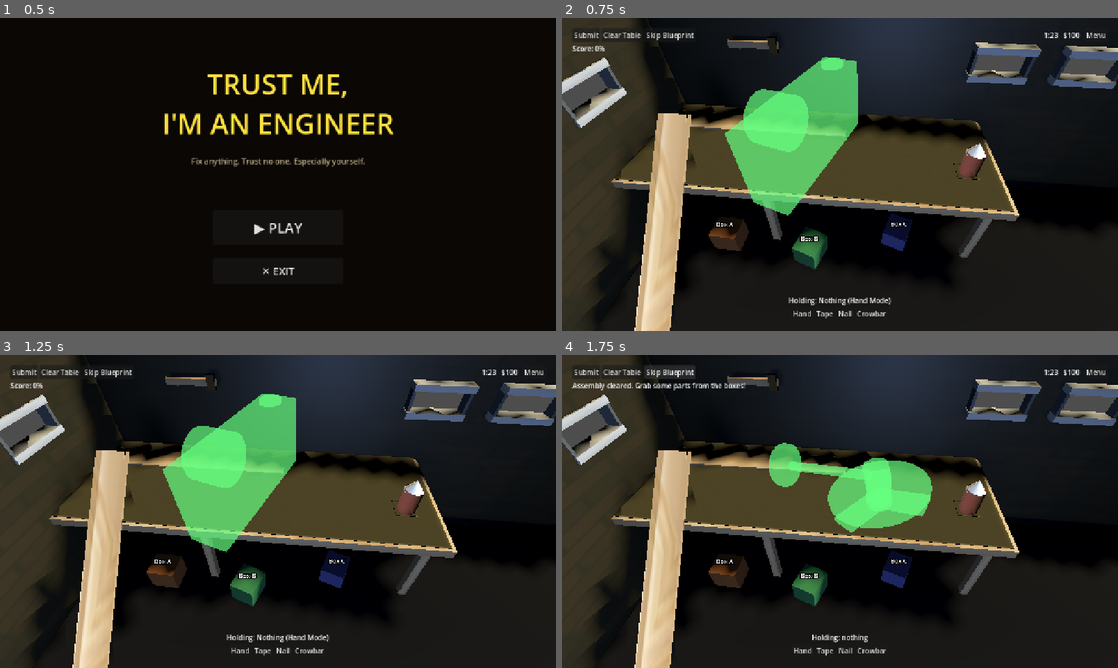
Above: before the commit, frames 1-4 (two rows, left to right).
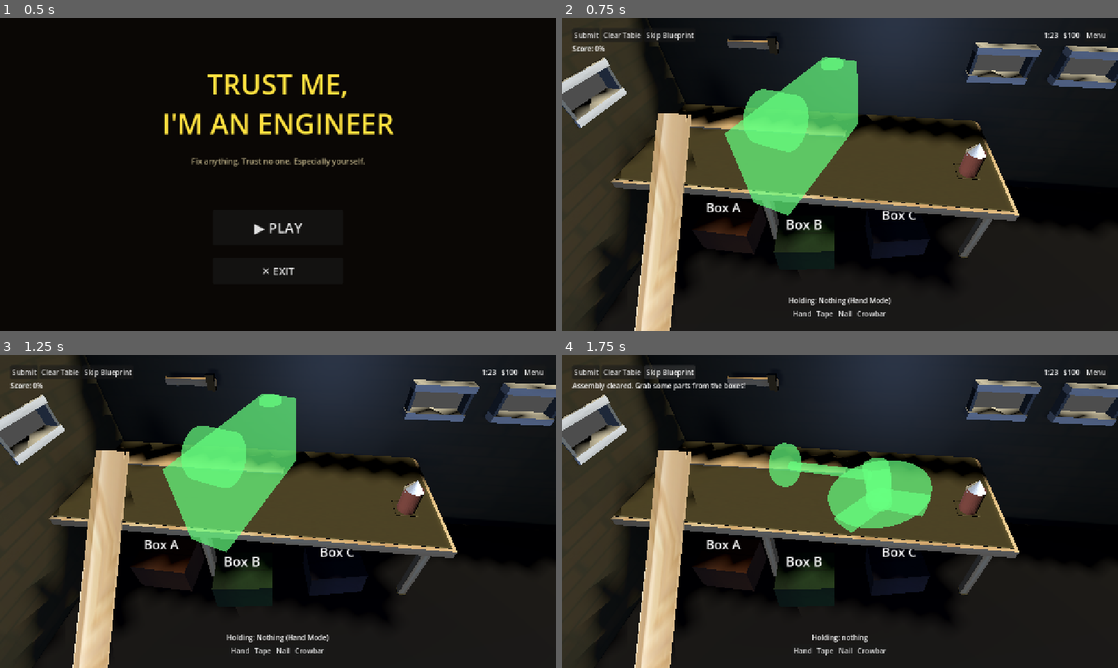
Above: after the commit, the same moments.

Repository: Eg0Ri4/slavik_repairer_simulator
Game: Godot game, scene res://scenes/MainMenu.tscn
The game is run twice, just before and just after one commit, with the same random seed, the same clock (stepped at 60 frames per second) and the same inputs.
Inputs:
- Up to frame 1 (0.5 s): no input
- Up to frame 2 (0.75 s): click "▶ PLAY" at 0.5 s
- Up to frame 3 (1.25 s): no input
- Up to frame 4 (1.75 s): click "Skip Blueprint" at 1.25 s

Frame 1 is identical in both runs. In frame 2, 2.3% of the frame differs, in the area x 24-67%, y 59-81%; in frame 3, 2.3%; in frame 4, 2.3%.

Commit message:
boxes textures

Diff:
--- a/scenes/Main.tscn
+++ b/scenes/Main.tscn
@@ -58,7 +58,7 @@
 transform = Transform3D(1, 0, 0, 0, 1, 0, 0, 0, 1, -0.1188364, 0.19478256, 0.14027315)
 
 [node name="BoxA" type="StaticBody3D" parent="." unique_id=633883063]
-transform = Transform3D(0.061334442, 0, -0.19036303, 0, 0.2, 0, 0.19036303, 0, 0.061334442, -0.33161613, -0.03872276, 0.004536271)
+transform = Transform3D(0.122668885, 0, -0.38072607, 0, 0.4, 0, 0.38072607, 0, 0.122668885, -0.31111598, -0.033466786, 0.0022345483)
 collision_layer = 4
 collision_mask = 0
 script = ExtResource("4_box")
@@ -66,16 +66,16 @@
 mesh_folder_path = "res://assets/models/boxA"
 
 [node name="BoxB" type="StaticBody3D" parent="." unique_id=832138351]
-transform = Transform3D(0.2, 0, 0, 0, 0.2, 0, 0, 0, 0.2, -0.26844144, -0.03603944, 0.25470054)
+transform = Transform3D(0.176243, 0, -0.35907993, 0, 0.4, 0, 0.35907993, 0, 0.176243, -0.26287293, -0.032090366, 0.24065629)
 collision_layer = 4
 collision_mask = 0
 script = ExtResource("4_box")
 box_color = Color(0.2, 0.45, 0.25, 1)
 box_label = "Box B"
-mesh_folder_path = "res://assets/models/boxA"
+mesh_folder_path = "res://assets/models/boxB"
 
 [node name="BoxC" type="StaticBody3D" parent="." unique_id=543542442]
-transform = Transform3D(0.2, 0, 0, 0, 0.2, 0, 0, 0, 0.2, -0.101920485, -0.050217405, 0.4667024)
+transform = Transform3D(0.20351385, 0, -0.34435755, 0, 0.4, 0, 0.34435755, 0, 0.20351385, -0.114004314, -0.043902904, 0.4621454)
 collision_layer = 4
 collision_mask = 0
 script = ExtResource("4_box")
--- a/scripts/JunkBox.gd
+++ b/scripts/JunkBox.gd
@@ -14,7 +14,7 @@
 
 var _highlight_mat: StandardMaterial3D
 var _normal_mat: StandardMaterial3D
-var _mesh_inst: MeshInstance3D
+var _mesh_inst: Node3D
 
 signal part_extracted(part_data: ItemData)
 
@@ -28,25 +28,58 @@
 			child.queue_free()
 
 	# Build visual box
-	_mesh_inst = MeshInstance3D.new()
-	_mesh_inst.name = "BoxMeshInstance"
-	var box_mesh := BoxMesh.new()
-	box_mesh.size = Vector3(0.4, 0.35, 0.35)
-	_mesh_inst.mesh = box_mesh
+	var box_scene = load("res://assets/models/boxglb.glb")
+	if box_scene:
+		_mesh_inst = box_scene.instantiate()
+		_mesh_inst.name = "BoxMeshInstance"
 
-	_normal_mat = StandardMaterial3D.new()
-	_normal_mat.albedo_color = box_color
-	_normal_mat.roughness = 0.9
+		# Auto-center and scale to fit 0.4, 0.35, 0.35
+		var mesh_node = _mesh_inst.get_node_or_null("CardboardBox_1")
+		if mesh_node is MeshInstance3D and mesh_node.mesh:
+			var aabb = mesh_node.mesh.get_aabb()
+			var center_local = aabb.position + aabb.size * 0.5
+			var center_transformed = mesh_node.transform * center_local
+			var size_transformed = mesh_node.transform.basis * aabb.size
+			size_transformed = size_transformed.abs()
 
-	_highlight_mat = StandardMaterial3D.new()
-	_highlight_mat.albedo_color = box_color.lightened(0.35)
-	_highlight_mat.roughness = 0.9
-	_highlight_mat.emission_enabled = true
-	_highlight_mat.emission = box_color.lightened(0.2)
-	_highlight_mat.emission_energy_multiplier = 0.5
+			var target_size = Vector3(0.4, 0.35, 0.35)
+			var scale_factor = target_size / size_transformed
+			var uniform_scale = min(scale_factor.x, min(scale_factor.y, scale_factor.z))
 
-	box_mesh.surface_set_material(0, _normal_mat)
-	add_child(_mesh_inst)
+			_mesh_inst.scale = Vector3(uniform_scale, uniform_scale, uniform_scale)
+			_mesh_inst.position = -center_transformed * uniform_scale
+
+		add_child(_mesh_inst)
+
+		_highlight_mat = StandardMaterial3D.new()
+		_highlight_mat.albedo_color = Color(1, 1, 1, 0.1)
+		_highlight_mat.transparency = BaseMaterial3D.TRANSPARENCY_ALPHA
+		_highlight_mat.emission_enabled = true
+		_highlight_mat.emission = box_color.lightened(0.2)
+		_highlight_mat.emission_energy_multiplier = 0.5
+
+		# Try to tint the original materials
+		_tint_and_setup_meshes(_mesh_inst, box_color)
+	else:
+		_mesh_inst = MeshInstance3D.new()
+		_mesh_inst.name = "BoxMeshInstance"
+		var box_mesh := BoxMesh.new()
+		box_mesh.size = Vector3(0.4, 0.35, 0.35)
+		_mesh_inst.mesh = box_mesh
+
+		_normal_mat = StandardMaterial3D.new()
+		_normal_mat.albedo_color = box_color
+		_normal_mat.roughness = 0.9
+
+		_highlight_mat = StandardMaterial3D.new()
+		_highlight_mat.albedo_color = box_color.lightened(0.35)
+		_highlight_mat.roughness = 0.9
+		_highlight_mat.emission_enabled = true
+		_highlight_mat.emission = box_color.lightened(0.2)
+		_highlight_mat.emission_energy_multiplier = 0.5
+
+		box_mesh.surface_set_material(0, _normal_mat)
+		add_child(_mesh_inst)
 
 	# Label above box
 	var label3d := Label3D.new()
@@ -108,12 +141,39 @@
 		item.shape_type = d["shape"]
 		_item_pool.append(item)
 
+func _tint_and_setup_meshes(node: Node, color: Color) -> void:
+	if node is MeshInstance3D:
+		var mesh = node.mesh
+		if mesh:
+			for i in range(mesh.get_surface_count()):
+				var mat = mesh.surface_get_material(i)
+				if not mat:
+					mat = node.get_active_material(i)
+				if mat and mat is StandardMaterial3D:
+					var new_mat = mat.duplicate()
+					new_mat.albedo_color = color
+					node.set_surface_override_material(i, new_mat)
+	for child in node.get_children():
+		_tint_and_setup_meshes(child, color)
+
 func highlight(on: bool) -> void:
-	if _mesh_inst and _mesh_inst.mesh:
+	if _mesh_inst:
+		if _mesh_inst is MeshInstance3D and _mesh_inst.mesh != null:
+			if on:
+				_mesh_inst.mesh.surface_set_material(0, _highlight_mat)
+			else:
+				_mesh_inst.mesh.surface_set_material(0, _normal_mat)
+		else:
+			_apply_highlight_overlay(_mesh_inst, on)
+
+func _apply_highlight_overlay(node: Node, on: bool) -> void:
+	if node is MeshInstance3D:
 		if on:
-			_mesh_inst.mesh.surface_set_material(0, _highlight_mat)
+			node.material_overlay = _highlight_mat
 		else:
-			_mesh_inst.mesh.surface_set_material(0, _normal_mat)
+			node.material_overlay = null
+	for child in node.get_children():
+		_apply_highlight_overlay(child, on)
 
 func extract_random_part() -> Dictionary:
 	if _item_pool.is_empty():
--- a/scripts/Main.gd
+++ b/scripts/Main.gd
@@ -402,7 +402,7 @@
 			return
 
 	if event is InputEventKey and event.pressed and not event.is_echo():
-		if event.keycode == KEY_TAB:
+		if event.keycode == KEY_SHIFT:
 			_on_ghost_toggle_pressed()
 			get_viewport().set_input_as_handled()
 		elif event.keycode == KEY_ESCAPE:
--- /dev/null
+++ b/test_glb.gd
@@ -0,0 +1,17 @@
+extends SceneTree
+func _init():
+    var scene = load("res://assets/models/boxglb.glb")
+    var inst = scene.instantiate()
+    var meshes = []
+
+    var queue = [inst]
+    while queue.size() > 0:
+        var curr = queue.pop_front()
+        if curr is MeshInstance3D:
+            meshes.append(curr)
+        queue.append_array(curr.get_children())
+
+    for m in meshes:
+        var aabb = m.get_aabb()
+        print("Mesh: ", m.name, " AABB Pos: ", aabb.position, " Size: ", aabb.size)
+    quit()
--- /dev/null
+++ b/test_glb2.gd
@@ -0,0 +1,10 @@
+extends SceneTree
+func _init():
+    var scene = load("res://assets/models/boxglb.glb")
+    var inst = scene.instantiate()
+    print("Root: ", inst.name, " type: ", inst.get_class())
+    for child in inst.get_children():
+        print(" Child: ", child.name, " type: ", child.get_class())
+        if child is MeshInstance3D:
+            print("  Transform: ", child.transform)
+    quit()
Binary file added: assets/models/boxB/beton.glb
Not shown, added: assets/models/boxB/beton.glb.import
Binary file added: assets/models/boxB/beton_BrickWheel.png
Not shown, added: assets/models/boxB/beton_BrickWheel.png.import
Binary file added: assets/models/boxB/kanistra.glb
Not shown, added: assets/models/boxB/kanistra.glb.import
Binary file added: assets/models/boxB/kanistra_Bottles.png
Not shown, added: assets/models/boxB/kanistra_Bottles.png.import
Binary file added: assets/models/boxB/stakan.glb
Not shown, added: assets/models/boxB/stakan.glb.import
Binary file added: assets/models/boxB/stakan_FastFoodTrash.png
Not shown, added: assets/models/boxB/stakan_FastFoodTrash.png.import
(and 6 more such lines)
